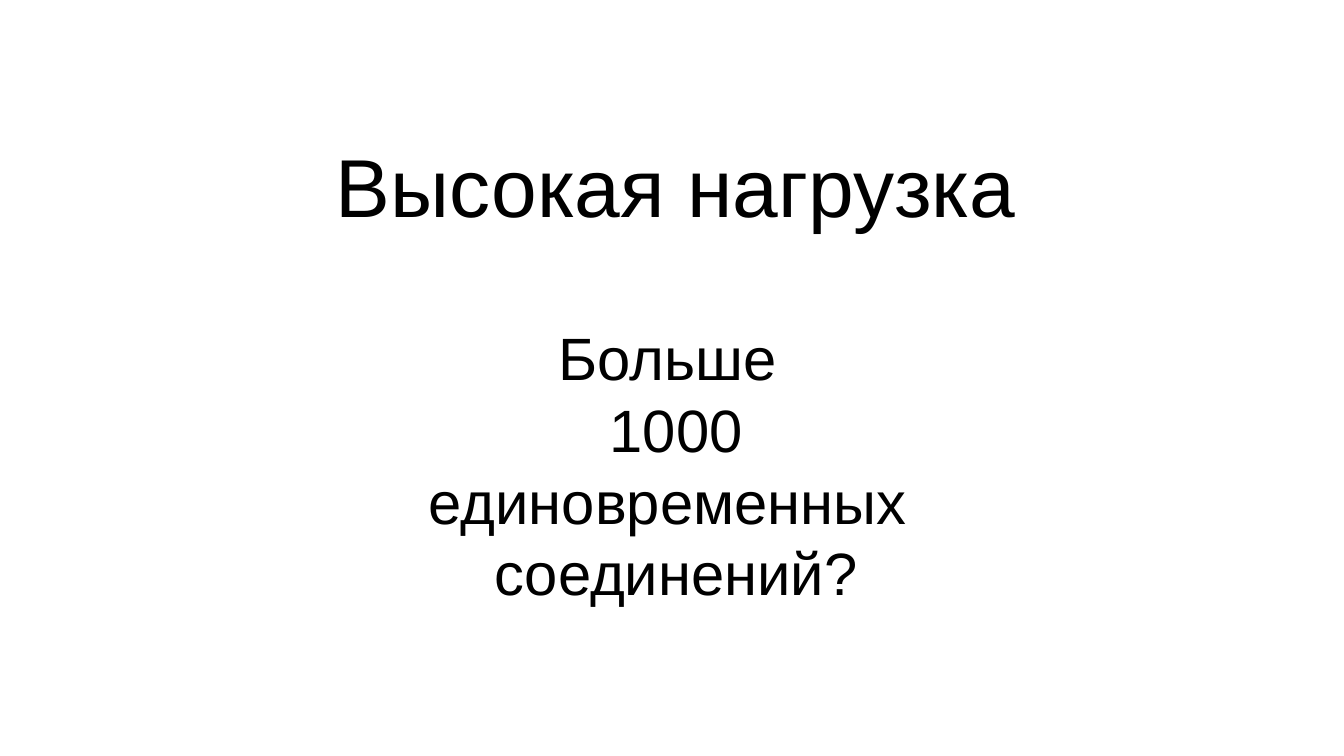
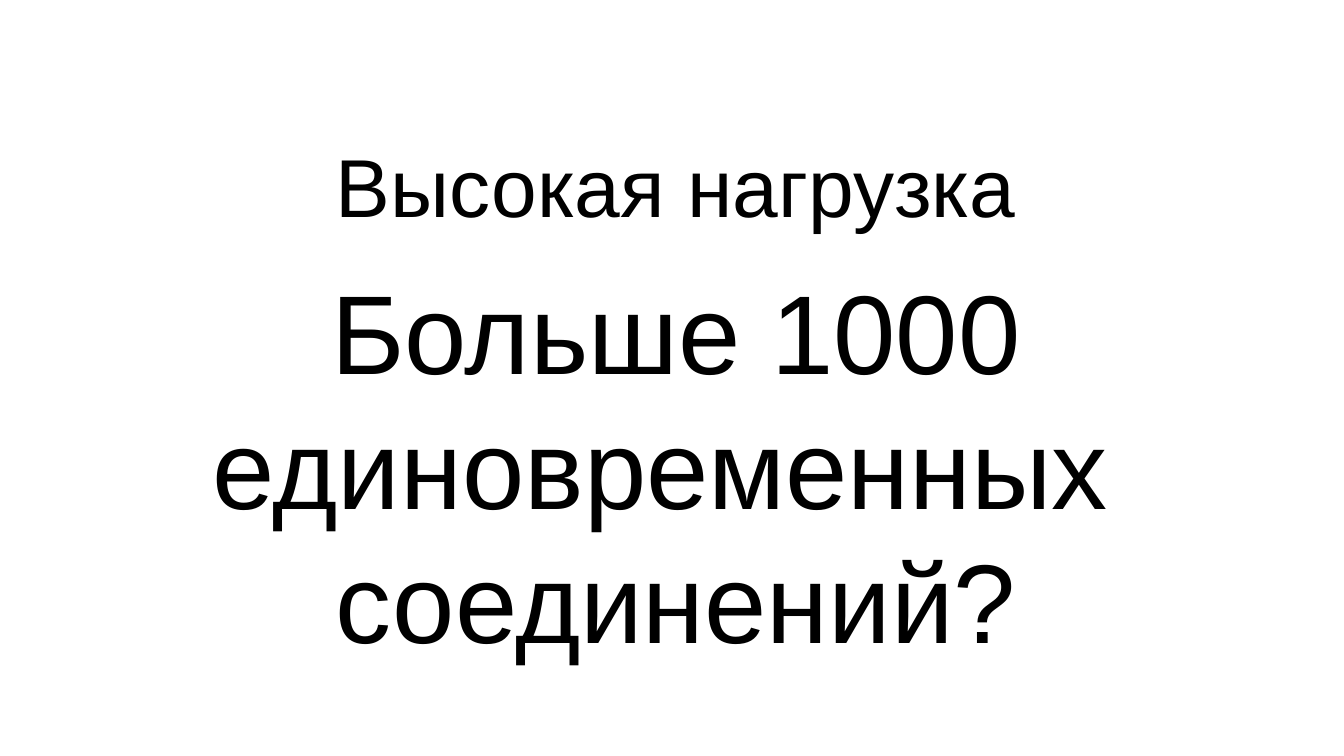
Before and after one commit to Mons/perl-ex, a slide deck: slide 7 of drafts/AE-Highload.odp (slide 8 before the commit). Drawn at 1344x756 pixels with LibreOffice and Linux fonts; fonts in the diff are those of the drawing; background and template pictures are left out. Boxes give left, top, right and bottom in pixels: in the first picture for what was removed or moved away, otherwise in the second. Text is boxed around its words. In the diff, an @@ line names an element or a change of style, - is before the commit and + after.

```diff
--- a/drafts/AE-Highload.odp
+++ b/drafts/AE-Highload.odp
@@ subtitle at (331,295,1020,375): text changed; size 32 to 60 pt @@
-Больше
-1000
+Больше 1000
@@ subtitle at (213,448,1108,663): size 32 to 60 pt in "единовременных", "соединений?" @@
```
Also in this commit, not shown: 15 other slides changed, 14 slides added, 1 slide removed.
